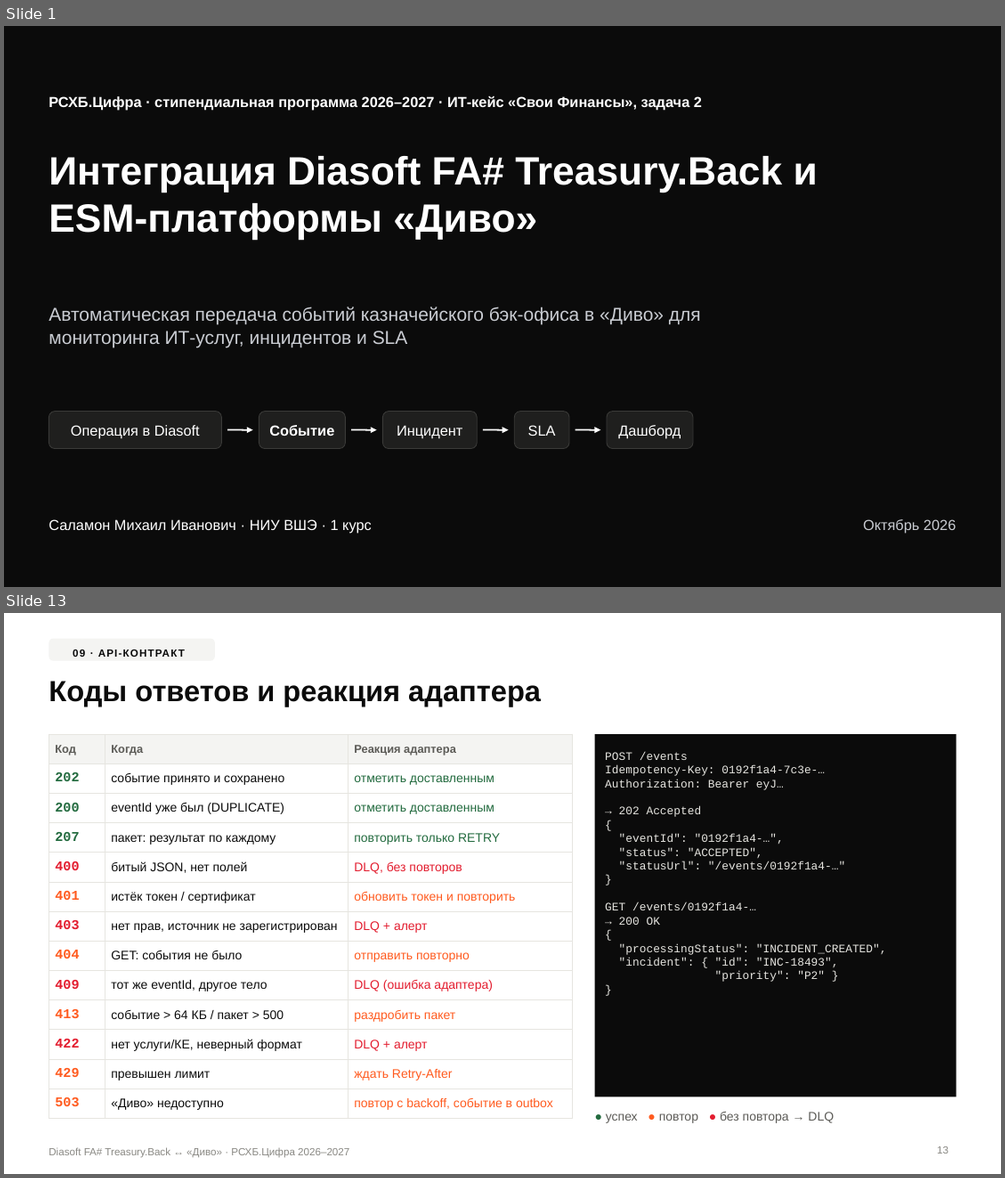
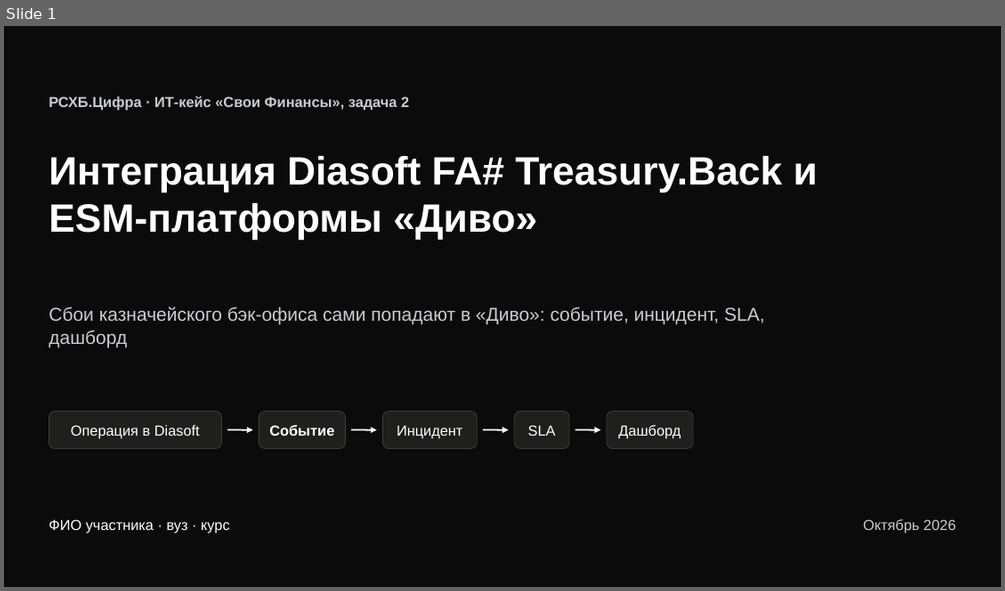
Before and after one commit to schierketsu/rshb, a slide deck: presentation/Diasoft-Divo-integration.pptx. Shown one above the other, each under a label of ours: slides 1 and 13 before the commit, slide 1 after it; the slides between them are not shown. The pictures are 1005x1178 and 1005x591 pixels, drawn with LibreOffice and Linux fonts; fonts in the diff are those of the drawing. Boxes give left, top, right and bottom in pixels: in the first picture for what was removed or moved away, otherwise in the second. Text is boxed around its words. In the diff, an @@ line names an element or a change of style, - is before the commit and + after.

```diff
--- a/presentation/Diasoft-Divo-integration.pptx
+++ b/presentation/Diasoft-Divo-integration.pptx
@@ slide 13 removed at (4, 613, 1001, 1174), background #FFFFFF @@
@@ rounded rectangle removed at (48, 639, 215, 661) @@
-09 · API-КОНТРАКТ
@@ title removed at (48, 681, 541, 706) @@
-Коды ответов и реакция адаптера
@@ table removed at (48, 734, 573, 1113), 13 rows, 3 columns @@
-Код | Когда | Реакция адаптера
-202 | событие принято и сохранено | отметить доставленным
-200 | eventId уже был (DUPLICATE) | отметить доставленным
-207 | пакет: результат по каждому | повторить только RETRY
-400 | битый JSON, нет полей | DLQ, без повторов
-401 | истёк токен / сертификат | обновить токен и повторить
-403 | нет прав, источник не зарегистрирован | DLQ + алерт
-404 | GET: события не было | отправить повторно
-409 | тот же eventId, другое тело | DLQ (ошибка адаптера)
-413 | событие > 64 КБ / пакет > 500 | раздробить пакет
-422 | нет услуги/КЕ, неверный формат | DLQ + алерт
-429 | превышен лимит | ждать Retry-After
-503 | «Диво» недоступно | повтор с backoff, событие в outbox
@@ rectangle removed at (595, 734, 956, 1097) @@
-POST /events
-Idempotency-Key: 0192f1a4-7c3e-…
-Authorization: Bearer eyJ…
-→ 202 Accepted
-{
-"eventId": "0192f1a4-…",
-"status": "ACCEPTED",
-"statusUrl": "/events/0192f1a4-…"
-}
-GET /events/0192f1a4-…
-→ 200 OK
-{
-"processingStatus": "INCIDENT_CREATED",
-"incident": { "id": "INC-18493",
-"priority": "P2" }
-}
@@ text removed at (606, 1111, 833, 1123) @@
-● успех ● повтор ● без повтора → DLQ
@@ page number removed at (937, 1146, 948, 1153) @@
-13
@@ text removed at (48, 1147, 349, 1158) @@
-Diasoft FA# Treasury.Back ↔ «Диво» · РСХБ.Цифра 2026–2027
@@ slide 1 changed as well @@
@@ text at (48, 96, 409, 111): text changed; text colour #FFFFFF to #C9CCD2 @@
-РСХБ.Цифра · стипендиальная программа 2026–2027 · ИТ-кейс «Свои Финансы», задача 2
+РСХБ.Цифра · ИТ-кейс «Свои Финансы», задача 2
@@ text at (48, 306, 764, 347): text changed @@
-Автоматическая передача событий казначейского бэк-офиса в «Диво» для мониторинга ИТ-услуг, инцидентов и SLA
+Сбои казначейского бэк-офиса сами попадают в «Диво»: событие, инцидент, SLA, дашборд
@@ text at (48, 519, 230, 533): text changed @@
-Саламон Михаил Иванович · НИУ ВШЭ · 1 курс
+ФИО участника · вуз · курс
```
Also in this commit, not shown: 5 other slides changed, 11 slides added, 16 other slides removed, 9 other files.
